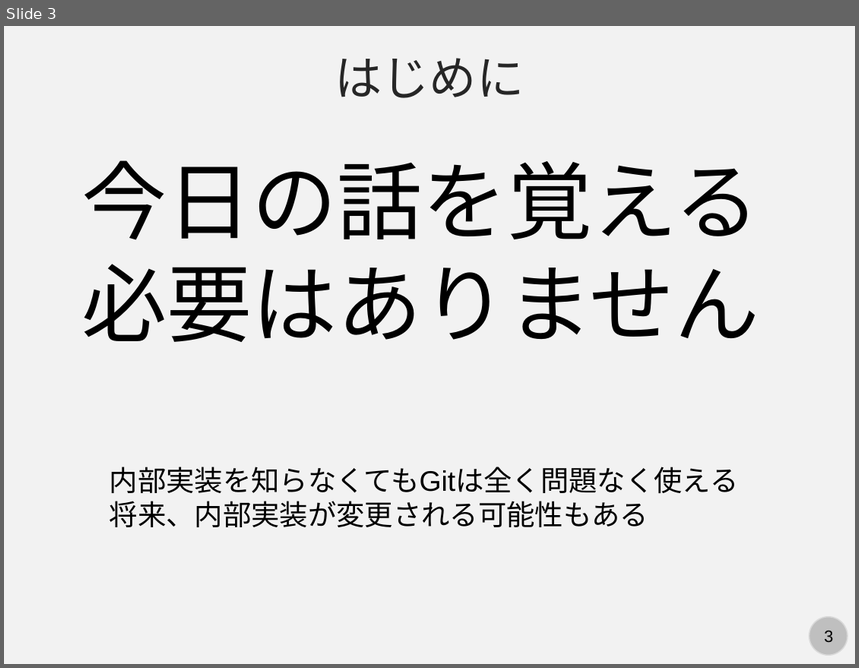
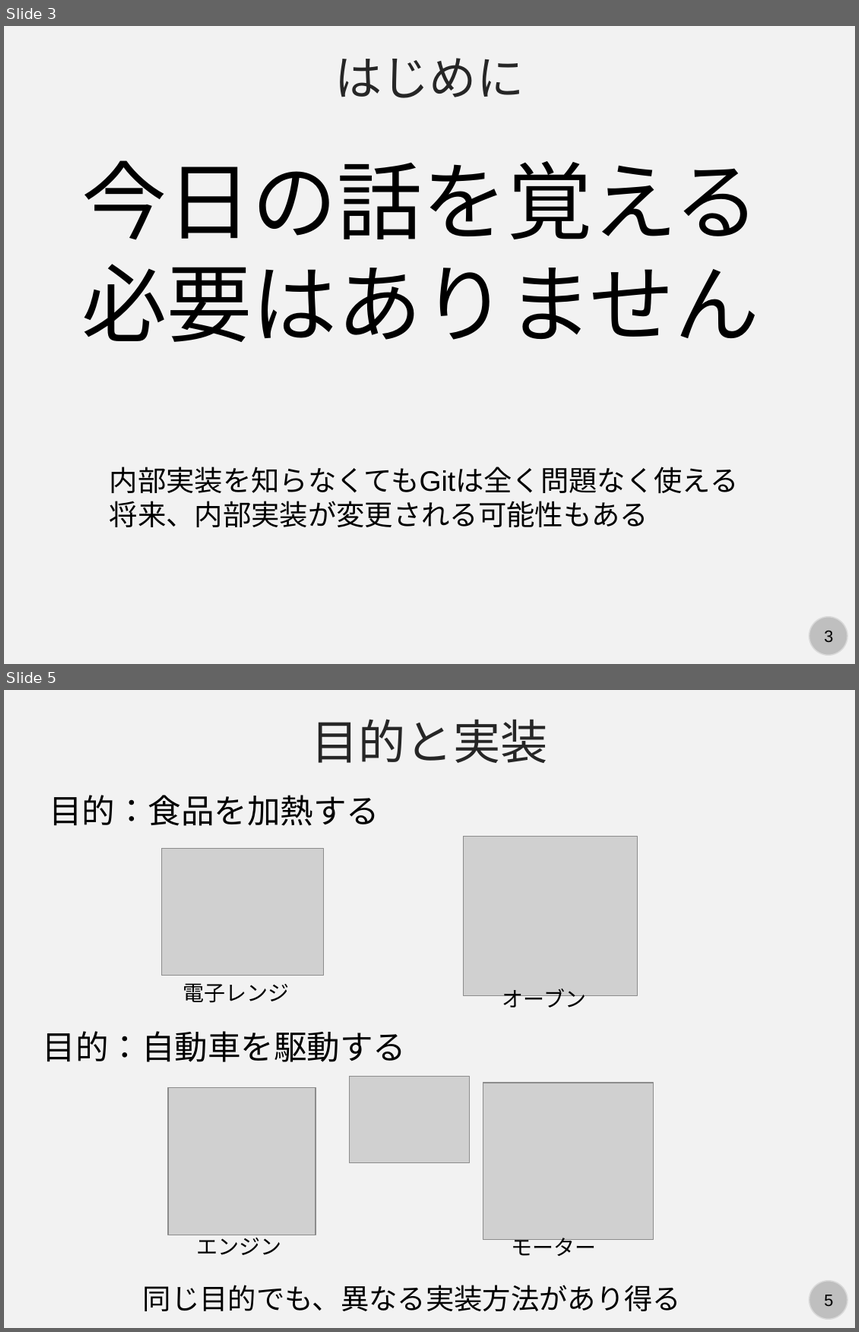
Before and after one commit to kaityo256/github, a slide deck: internals/fig/slide.pptx. Shown one above the other, each under a label of ours: slide 3 before the commit, slides 3 and 5 after it; the slides between them are not shown. The pictures are 859x668 and 859x1332 pixels, drawn with LibreOffice and Linux fonts; fonts in the diff are those of the drawing; grey boxes stand for pictures. Boxes give left, top, right and bottom in pixels: in the first picture for what was removed or moved away, otherwise in the second. Text is boxed around its words. In the diff, an @@ line names an element or a change of style, - is before the commit and + after.

```diff
--- a/internals/fig/slide.pptx
+++ b/internals/fig/slide.pptx
@@ slide 5 added at box(4, 690, 855, 1328), background #F2F2F2; not listed: 2 template elements that a slide beside it also shows @@
@@ text added at box(312, 719, 548, 763), 40 pt, text #262626 @@
+目的と実装
@@ text added at box(49, 795, 379, 826), 28 pt, text #000000 @@
+目的：食品を加熱する
@@ picture added at box(161, 848, 324, 976) @@
@@ picture added at box(463, 837, 637, 996) @@
@@ text added at box(183, 983, 290, 1003), 18 pt, text #000000 @@
+電子レンジ
@@ text added at box(503, 989, 586, 1008), 18 pt, text #000000 @@
+オーブン
@@ text added at box(43, 1031, 406, 1062), 28 pt, text #000000 @@
+目的：自動車を駆動する
@@ picture added at box(350, 1076, 470, 1163) @@
@@ picture added at box(168, 1087, 316, 1235) @@
@@ picture added at box(484, 1083, 654, 1240) @@
@@ text added at box(196, 1235, 281, 1255), 18 pt, text #000000 @@
+エンジン
@@ text added at box(512, 1238, 597, 1256), 18 pt, text #000000 @@
+モーター
@@ text added at box(143, 1285, 681, 1312), 24 pt, text #000000 @@
+同じ目的でも、異なる実装方法があり得る
```
Also in this commit, not shown: 1 slide changed, 8 other slides added, 36 slides removed.
